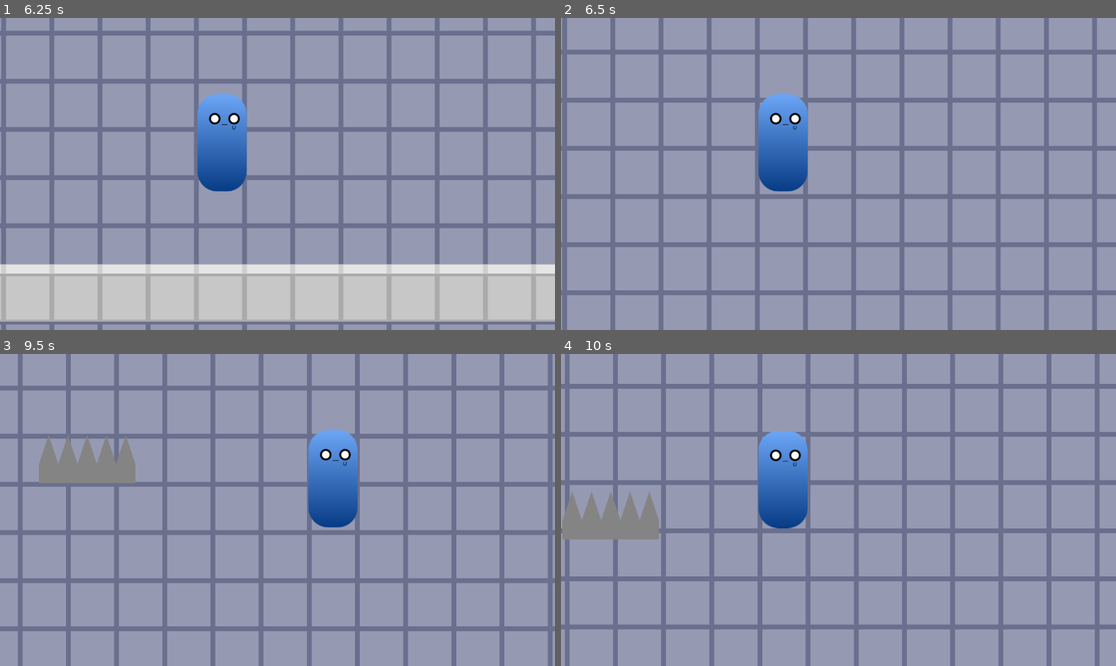
Above: before the commit, frames 1-4 (two rows, left to right).
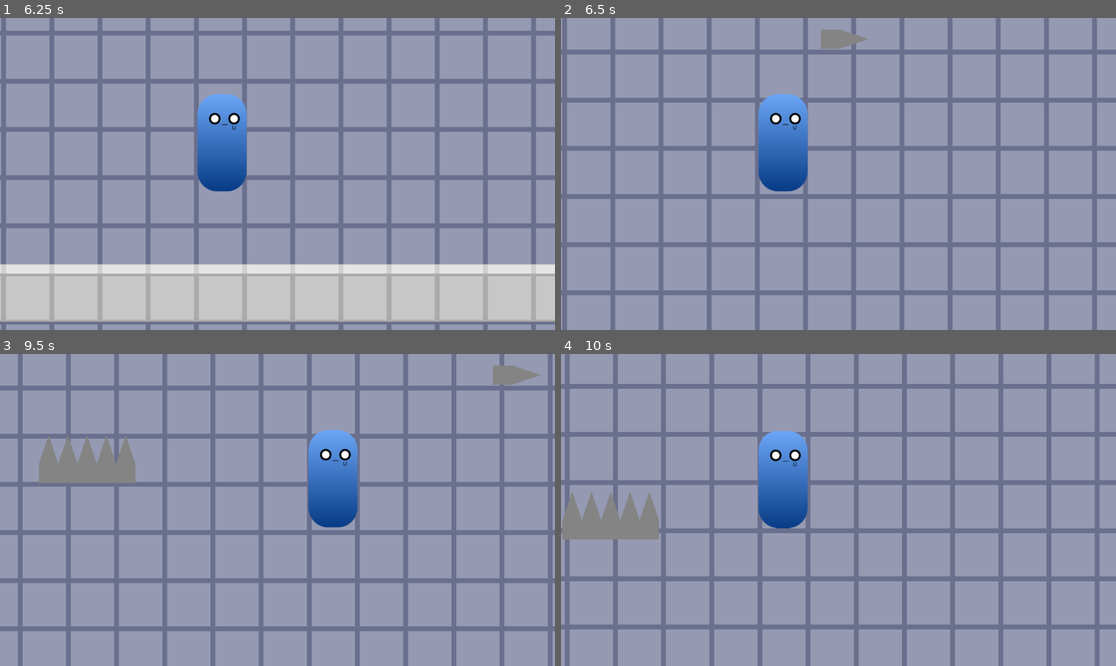
Above: after the commit, the same moments.

Repository: taiseicee/Devotion
Game: Godot game, scene res://scenes/levels/level_test.tscn
The game is run twice, just before and just after one commit, with the same random seed, the same clock (stepped at 60 frames per second) and the same inputs.
Inputs:
- Up to frame 1 (6.25 s): hold D (move_right) 0.53-2.03 s; tap Space (jump) at 0.77, 1.52, 3.02, 3.77, 4.52, 6.02 s; hold A (move_left) 2.03-2.78 s; hold D (move_right) 2.78-4.28 s; hold A (move_left) 4.28-5.03 s; hold D (move_right) 5.03-5.78 s; hold A (move_left) from 5.78 s (still down)
- Up to frame 2 (6.5 s): keep holding A (move_left)
- Up to frame 3 (9.5 s): tap Space (jump) at 6.77, 7.52, 9.02 s; release A (move_left) at 7.28 s; hold D (move_right) from 7.28 s (still down)
- Up to frame 4 (10 s): release D (move_right) at 9.53 s; hold A (move_left) from 9.53 s (still down); tap Space (jump) at 9.77 s

Frame 1 is identical in both runs. In frame 2, 0.4% of the frame differs, in the area x 46-56%, y 3-10%; in frame 3, 0.4%, in the area x 88-98%, y 3-10%; in frame 4, nothing differs.

Commit message:
Added basic spike logic

Diff:
--- a/scenes/levels/level_test.tscn
+++ b/scenes/levels/level_test.tscn
@@ -1,8 +1,9 @@
-[gd_scene load_steps=6 format=3 uid="uid://d4g4tpj67q71j"]
+[gd_scene load_steps=7 format=3 uid="uid://d4g4tpj67q71j"]
 
 [ext_resource type="Texture2D" uid="uid://cdwp1friot5rh" path="res://assets/graphics/test/test_platforms.png" id="1_fnagx"]
 [ext_resource type="PackedScene" uid="uid://bo486w7wuh1sr" path="res://scenes/objects/spike_platform.tscn" id="2_bqwke"]
 [ext_resource type="PackedScene" uid="uid://gk13n5w5sdjo" path="res://scenes/player/player.tscn" id="2_q26kf"]
+[ext_resource type="PackedScene" uid="uid://nytujdt4awcl" path="res://scenes/objects/spike_projectile.tscn" id="3_xcnld"]
 
 [sub_resource type="TileSetAtlasSource" id="TileSetAtlasSource_osvy2"]
 texture = ExtResource("1_fnagx")
@@ -62,5 +63,10 @@
 should_move = true
 point_end = Vector2(2530, -450)
 
+[node name="spike_projectile" parent="." instance=ExtResource("3_xcnld")]
+position = Vector2(-1544, -527)
+direction = Vector2(1, 0)
+
 [node name="player" parent="." instance=ExtResource("2_q26kf")]
 position = Vector2(-9, -187)
+metadata/_edit_lock_ = true
--- a/scenes/objects/spike_projectile.tscn
+++ b/scenes/objects/spike_projectile.tscn
@@ -1,14 +1,27 @@
-[gd_scene load_steps=3 format=3 uid="uid://nytujdt4awcl"]
+[gd_scene load_steps=5 format=3 uid="uid://nytujdt4awcl"]
 
+[ext_resource type="Script" path="res://src/objects/spike_projectile.gd" id="1_4gy5d"]
 [ext_resource type="Texture2D" uid="uid://pd8g1ybqaal0" path="res://assets/graphics/test/objects/test_projectile_spike.png" id="1_orxc6"]
 
 [sub_resource type="RectangleShape2D" id="RectangleShape2D_sh4w3"]
 size = Vector2(40, 100)
 
-[node name="spike_projectile" type="Area2D"]
+[sub_resource type="RectangleShape2D" id="RectangleShape2D_w8l7i"]
+size = Vector2(49, 109)
+
+[node name="spike_projectile" type="StaticBody2D"]
+script = ExtResource("1_4gy5d")
+
+[node name="CollisionShape2D" type="CollisionShape2D" parent="."]
+rotation = 1.5708
+shape = SubResource("RectangleShape2D_sh4w3")
 
 [node name="Sprite2D" type="Sprite2D" parent="."]
+rotation = 1.5708
 texture = ExtResource("1_orxc6")
 
-[node name="CollisionShape2D" type="CollisionShape2D" parent="."]
-shape = SubResource("RectangleShape2D_sh4w3")
+[node name="Area2D" type="Area2D" parent="."]
+
+[node name="CollisionShape2D" type="CollisionShape2D" parent="Area2D"]
+rotation = 1.5708
+shape = SubResource("RectangleShape2D_w8l7i")
--- /dev/null
+++ b/src/objects/spike_projectile.gd
@@ -0,0 +1,15 @@
+extends StaticBody2D
+
+@export
+var speed: float = 450
+@export
+var direction: Vector2
+
+func _ready():
+	if not direction.is_normalized():
+		direction = direction.normalized()
+	rotation = direction.angle()
+
+func _process(delta):
+	constant_linear_velocity = direction * speed
+	position += constant_linear_velocity * delta
